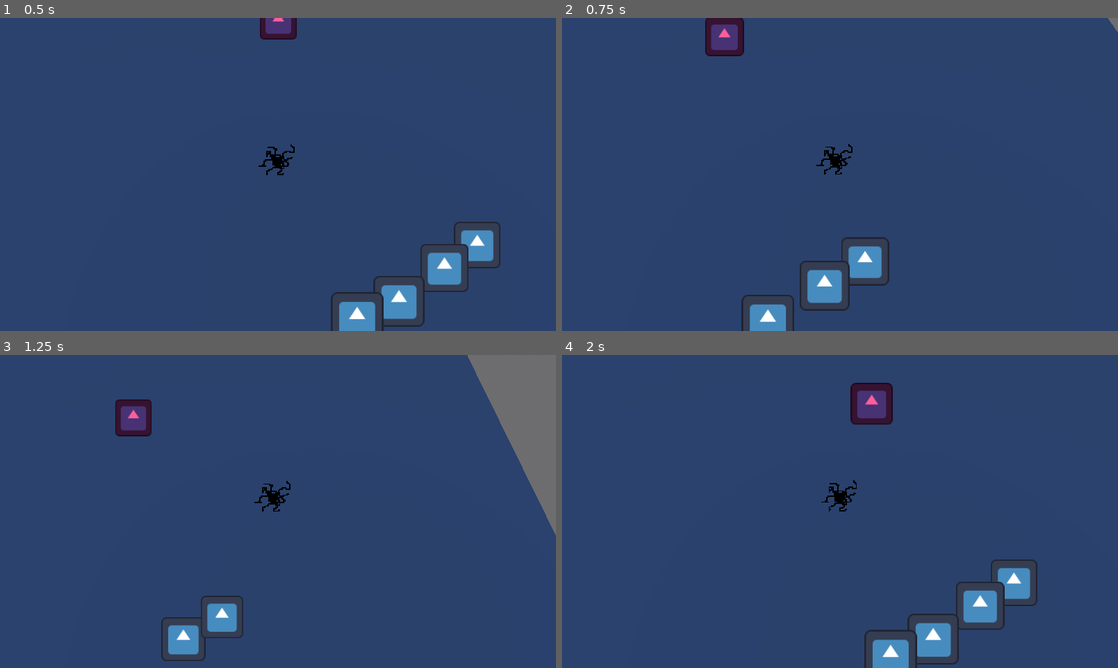
Above: before the commit, frames 1-4 (two rows, left to right).
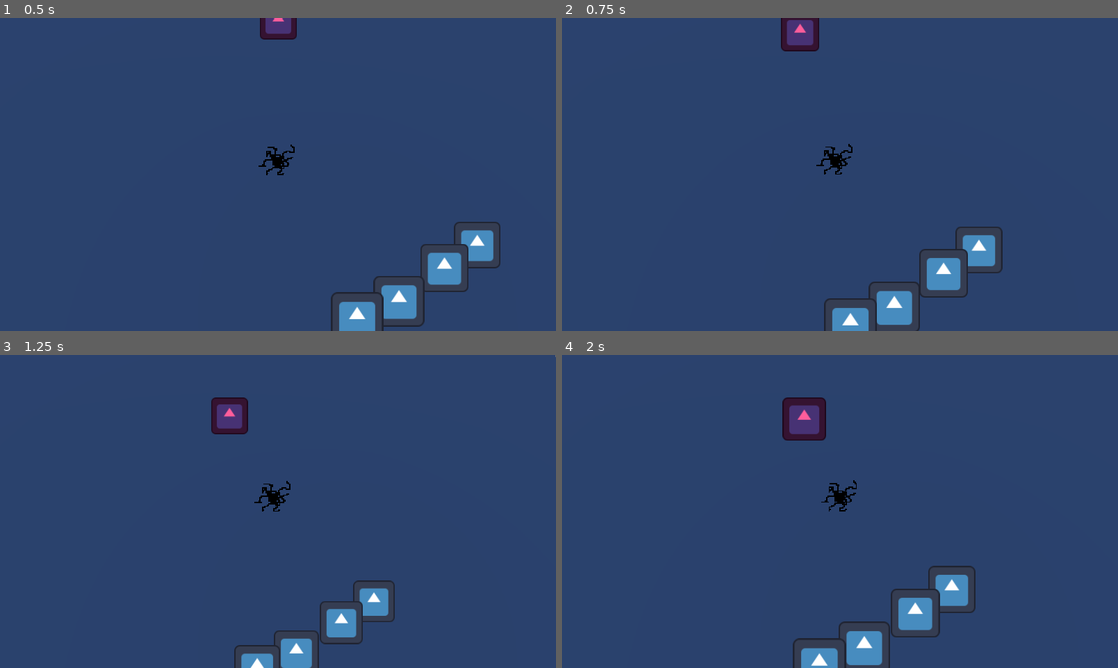
Above: after the commit, the same moments.

Repository: Area9579/Haustoria
Game: Godot game, scene res://Scenes/main.tscn
Same seed, same stepped clock (60 frames per second), same inputs: the game is played once before the commit and once after it. The engine's default icon, where the game draws it, is replaced by a stand-in: a white triangle on a blue panel in a dark square.
Inputs (mouse positions are in pixels of both pictures, inside the frame that each line leads up to):
- Up to frame 1 (0.5 s): no input
- Up to frame 2 (0.75 s): move the mouse to (962, 158) at 0.52 s; press the mouse at (962, 158) at 0.53 s
- Up to frame 3 (1.25 s): tap Space (jump) at 0.77 s; right-click (400, 495) at 0.8 s
- Up to frame 4 (2 s): move the mouse to (728, 527) at 1.27 s; release the mouse at (728, 527) at 1.28 s; right-click (728, 527) at 1.35 s; tap Space (jump) at 1.52 s; click (728, 527) at 1.55 s

Frame 1 is identical in both runs. In frame 2, 9.6% of the frame differs, in the area x 25-100%, y 0-100%; in frame 3, 12%, in the area x 20-100%, y 0-100%; in frame 4, 9.6%.

Commit message:
Implemented more movement mechanics
Added adjustable bounce, alternating mouse button inputs, and a combo if you hit the movement within a certain threshold set by two timers.

Diff:
--- a/Scenes/Player.tscn
+++ b/Scenes/Player.tscn
@@ -25,3 +25,12 @@
 current = true
 fov = 53.9261
 script = ExtResource("3_iy2vu")
+
+[node name="CooldownTimer" type="Timer" parent="."]
+one_shot = true
+
+[node name="MouseInputTimer" type="Timer" parent="."]
+wait_time = 0.5
+one_shot = true
+
+[connection signal="timeout" from="MouseInputTimer" to="." method="_on_mouse_input_timer_timeout"]
--- a/Scripts/player.gd
+++ b/Scripts/player.gd
@@ -1,12 +1,18 @@
 extends CharacterBody3D
 
+@onready var dashCooldown: Timer = $CooldownTimer
+@onready var mouseCooldown: Timer = $MouseInputTimer
 
-const SPEED = 30.0
+const SPEED = 10.0
 const JUMP_VELOCITY = 4.5
+const BOUNCE_MULTIPLIER = 3.0
+
+var mouseInput: String
+var dashCombo = 1
 var accel = 1.0
 
 func _ready() -> void:
-	pass
+	mouseInput = "Left Click"
 
 
 func _physics_process(delta: float) -> void:
@@ -27,14 +33,17 @@
 		#velocity.z = lerp(velocity.z,0.0,5 * delta)
 
 	#this code is for impulse
-	if Input.is_action_just_pressed("Left Click"):
-		var directionVector: Vector2 = getDirectionVector()
-		slideTowardsMouse(directionVector,delta)
+	if Input.is_action_just_pressed(mouseInput):
+		if dashCooldown.is_stopped() and (mouseCooldown.is_stopped() or mouseCooldown.time_left <= 0.15):
+			mouseCooldown.start()
+			slideTowardsMouse(delta)
+			changeMouseInput(mouseInput)
+			if dashCombo < 1.6:
+				dashCombo += 0.2
 	else:
-		velocity.x = lerp(velocity.x,0.0,5 * delta)
-		velocity.z = lerp(velocity.z,0.0,5 * delta)
-
+		decelerate(delta)
 	move_and_slide()
+	rebound()
 
 
 func raycastOnMousePosition(): #function that greates a raycast from the camera to a space in the 3D world based on the mouse position
@@ -66,12 +75,34 @@
 	return directionVector
 
 
-func slideTowardsMouse(directionVector,delta):
+func slideTowardsMouse(delta):
+	var directionVector: Vector2 = getDirectionVector()
 	#this code is for continuous
 	#accel = lerp(accel,3.0,10 * delta)
 	#velocity.x = lerp(velocity.x,directionVector.x * SPEED * accel,0.3)
 	#velocity.z = lerp(velocity.z,-directionVector.y * SPEED * accel,0.3)
 
 	#this code is for impulse
-	velocity.x = directionVector.x * SPEED
-	velocity.z = -directionVector.y * SPEED
+	velocity.x = directionVector.x * SPEED * dashCombo
+	velocity.z = -directionVector.y * SPEED * dashCombo
+
+
+func decelerate(delta):
+	velocity.x = lerp(velocity.x,0.0,5 * delta)
+	velocity.z = lerp(velocity.z,0.0,5 * delta)
+
+func rebound():
+	if get_wall_normal():
+		velocity.x += get_wall_normal().x * BOUNCE_MULTIPLIER
+		velocity.z += get_wall_normal().z * BOUNCE_MULTIPLIER
+
+func changeMouseInput(mouseClickInput):
+	if mouseClickInput == "Left Click":
+		mouseInput = "Right Click"
+	elif mouseClickInput == "Right Click":
+		mouseInput = "Left Click"
+
+
+func _on_mouse_input_timer_timeout() -> void:
+	dashCooldown.start()
+	dashCombo = 1
--- a/project.godot
+++ b/project.godot
@@ -35,3 +35,8 @@
 "events": [Object(InputEventMouseButton,"resource_local_to_scene":false,"resource_name":"","device":-1,"window_id":0,"a …(258 unchanged characters)…
 ]
 }
+"Right Click"={
+"deadzone": 0.5,
+"events": [Object(InputEventMouseButton,"resource_local_to_scene":false,"resource_name":"","device":-1,"window_id":0,"alt_pressed":false,"shift_pressed":false,"ctrl_pressed":false,"meta_pressed":false,"button_mask":2,"position":Vector2(177, 11),"global_position":Vector2(186, 57),"factor":1.0,"button_index":2,"canceled":false,"pressed":true,"double_click":false,"script":null)
+]
+}
Binary file removed: Assets/sentryPlaceholder.png
Not shown, removed: Assets/sentryPlaceholder.png.import
